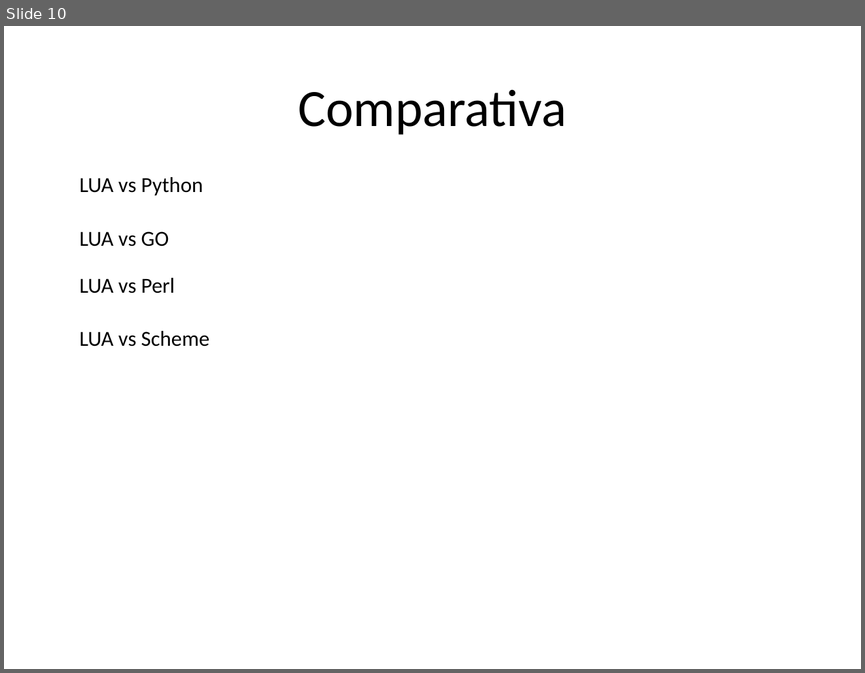
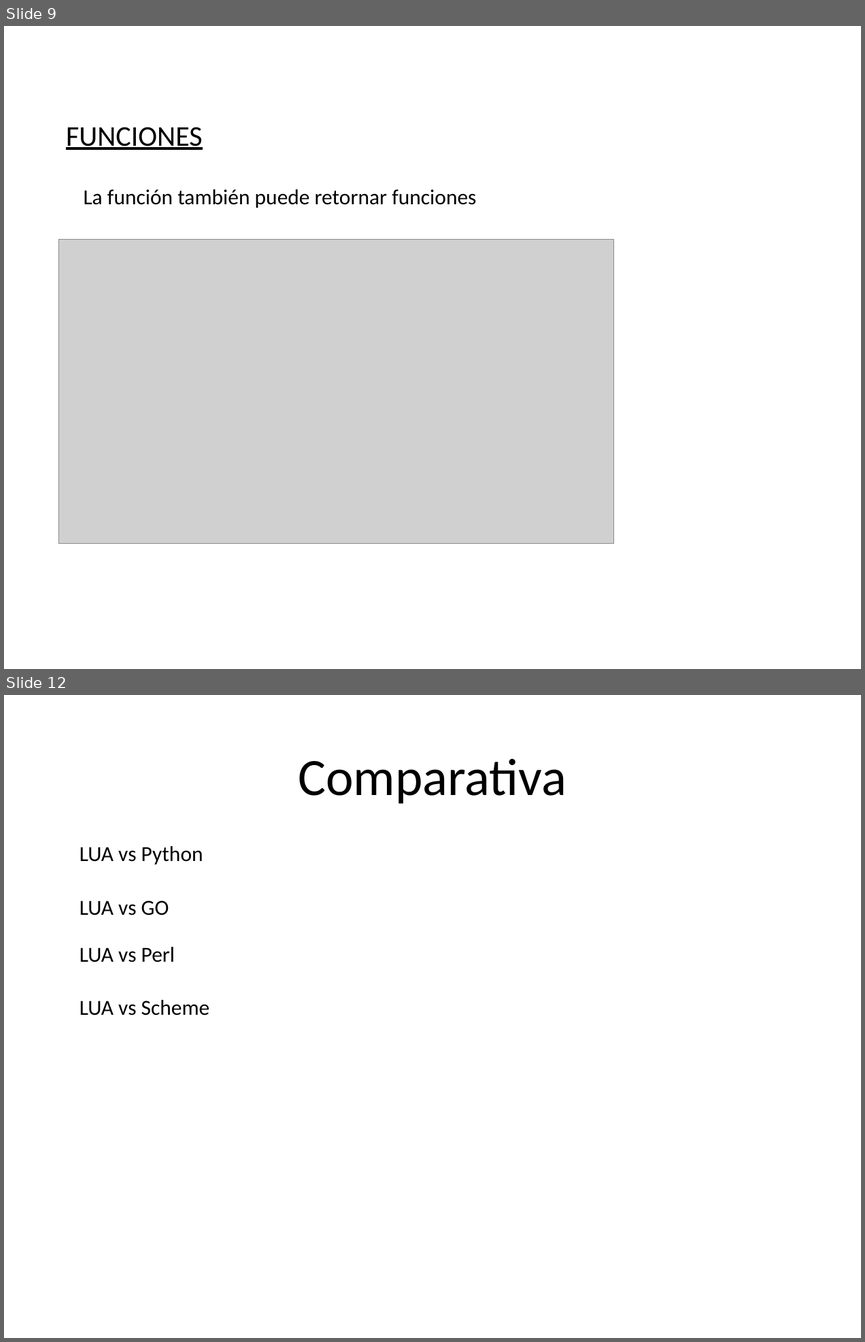
Before and after one commit to Santiago39353535/TDL, a slide deck: LUA.pptx. Shown one above the other, each under a label of ours: slide 10 before the commit, slides 9 and 12 after it; the slides between them are not shown. The pictures are 865x673 and 865x1342 pixels, drawn with LibreOffice and Linux fonts; fonts in the diff are those of the drawing; grey boxes stand for pictures; background and template pictures are left out. Boxes give left, top, right and bottom in pixels: in the first picture for what was removed or moved away, otherwise in the second. Text is boxed around its words. In the diff, an @@ line names an element or a change of style, - is before the commit and + after.

```diff
--- a/LUA.pptx
+++ b/LUA.pptx
@@ slide 9 added at [4,26,861,669], background picture (left out) @@
@@ text added at [66,127,203,150], 24 pt, text #000000, underline @@
+FUNCIONES
@@ text added at [84,189,476,208], 18 pt, text #000000 @@
+La función también puede retornar funciones
@@ picture added at [59,240,614,543] @@
@@ what was slide 10 is now slide 12 @@
```
Also in this commit, not shown: 4 slides changed, 2 other slides added, 1 slide removed, 1 other file.
